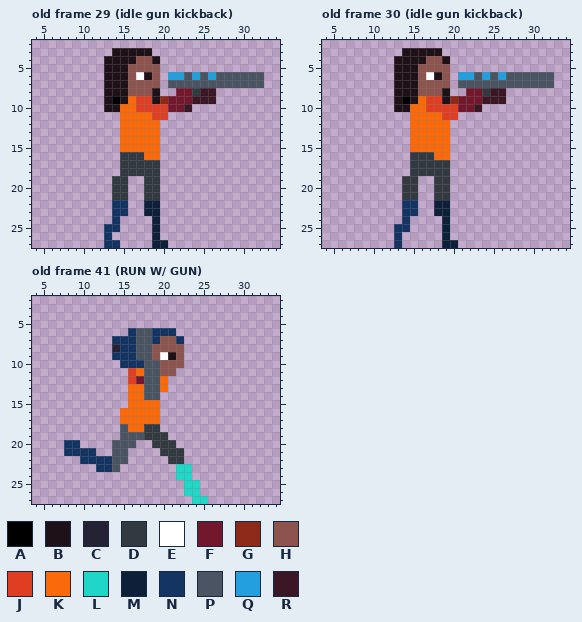
Pixel-art file, stored at open-the-portal/characters/KALA/Player Animations.aseprite. Above: the version before the commit.
56x28 pixels, 81 frames. Colours within 5 levels of each other are drawn and written as one. Shown: old frame 29 (idle gun kickback): x 4..34, y 2..27; old frame 30 (idle gun kickback): x 4..34, y 2..27; old frame 41 (RUN W/ GUN): x 4..34, y 2..27. The commit also changed other frames, which this record leaves out.
Visible layers, top first: "Sword", "Hair (Attacks only)", "Gun 2", "Layer 6", "Body".
Palette (. is transparent): A #000000  B #1f1118  C #242234  D #333941  E #ffffff  F #73172d  G #8d2919  H #8d544d  J #df3e23  K #fa6a0a  L #20d6c7  M #0e1f39  N #143464  P #4a5462  Q #249fde  R #3b1725
Pixels before, old frame 29 (idle gun kickback), first column x 13:
 3 .BBBBB..............
 4 BBBBHHB.............
 5 BBBHHHH.............
 6 BBBHEBH.QQPQPQPPPPPP
 7 BBBHHHH.PPPPPPPPPPPP
 8 BBBHHHB..FFDRR......
 9 BABKJJBGFFFRRR......
10 BBKKJJJJFFR.........
11 ..KKKKJJ............
12 ..KKKKK.............
13 ..KKKKK.............
14 ..KKKKK.............
15 ..KKKKK.............
16 ..DDDKK.............
17 ..DDDDD.............
18 ..DDDDD.............
19 .DD..DD.............
20 .DD..DD.............
21 .DD..DD.............
22 .NN..MM.............
23 .NN..MM.............
24 .N....M.............
25 NN....M.............
26 N.....M.............
27 NN....MM............
Pixels before, old frame 30 (idle gun kickback), first column x 13:
 3 .BBBBB..............
 4 BBBBHHB.............
 5 BBBHHHH.............
 6 BBBHEBH.QQPQPQPPPPPP
 7 BBBHHHH.PPPPPPPPPPPP
 8 BBBHHHB..FFDRR......
 9 BABKJJBGFFFRRR......
10 BBKKJJJJFFR.........
11 ..KKKKJJ............
12 ..KKKKK.............
13 ..KKKKK.............
14 ..KKKKK.............
15 ..KKKKK.............
16 ..DDDKK.............
17 ..DDDDD.............
18 ..DDDDD.............
19 .DD..DD.............
20 .DD..DD.............
21 .DD..DD.............
22 .NN..MM.............
23 .NN..MM.............
24 .N....M.............
25 NN....M.............
26 N.....M.............
27 N.....MM............
Pixels before, old frame 41 (RUN W/ GUN), first column x 8:
 6 ........NPPNNN....
 7 ......NNNPPNHHN...
 8 ......CNNPPHHHH...
 9 ......NNNPPHEBH...
10 .......NNNPPHHH...
11 ........JKPPHH....
12 ........JFPPK.....
13 ........KKPPK.....
14 ........KKPP......
15 ........KKKK......
16 .......KKKKK......
17 .......KKKKK......
18 .......PKKDD......
19 .......PPPDDD.....
20 NN....PPP..DDD....
21 NNNN..PP....DDD...
22 ..NNNNPP.....DD...
23 ....NNP.......LL..
24 ..............LL..
25 ...............LL.
26 ...............LL.
27 ................LL
The result:
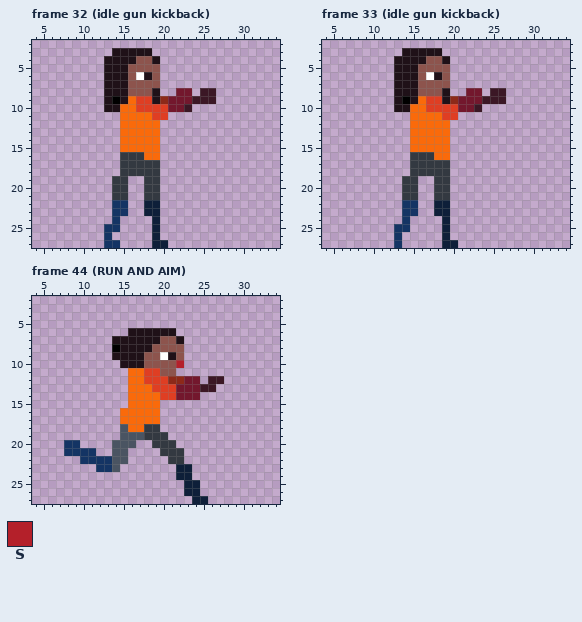
Colours new in this view: S #b4202a
The edit:
{"change": "frames 81 -> 54"}
{"change": "layer \"Body\" now hidden"}
{"change": "layer \"Body Copy\" added"}
{"change": "layer \"Layer 6\" now hidden"}
{"change": "layer \"Layer 6 Copy\" added"}
{"change": "layer \"Gun 2\" now hidden"}
{"where": "frame 32 (idle gun kickback) against old frame 29 (idle gun kickback)"}
{"frame":32,"y":6,"x":21,"old":"QQPQPQPPPPPP","new":"............"}
{"frame":32,"y":7,"x":21,"old":"PPPPPPPPPPPP","new":"............"}
{"frame":32,"y":8,"x":24,"old":"D","new":"."}
{"where": "frame 33 (idle gun kickback) against old frame 30 (idle gun kickback)"}
{"frame":33,"y":6,"x":21,"old":"QQPQPQPPPPPP","new":"............"}
{"frame":33,"y":7,"x":21,"old":"PPPPPPPPPPPP","new":"............"}
{"frame":33,"y":8,"x":24,"old":"D","new":"."}
{"where": "frame 44 (RUN AND AIM) against old frame 41 (RUN W/ GUN)"}
{"frame":44,"y":6,"x":16,"old":"NPPNNN","new":"BBBBBB"}
{"frame":44,"y":7,"x":14,"old":"NNNPPN","new":"BBBBBB"}
{"frame":44,"y":7,"x":22,"old":"N","new":"B"}
{"frame":44,"y":8,"x":14,"old":"CNNPP","new":"ABBBB"}
{"frame":44,"y":9,"x":14,"old":"NNNPP","new":"BBBBH"}
{"frame":44,"y":10,"x":15,"old":"NNNPP","new":"BBBHH"}
{"frame":44,"y":10,"x":22,"old":"H","new":"S"}
{"frame":44,"y":11,"x":16,"old":"J","new":"K"}
{"frame":44,"y":11,"x":18,"old":"PP","new":"JJ"}
{"frame":44,"y":12,"x":16,"old":"JFPPK....","new":"KKJJJGGFF"}
{"frame":44,"y":12,"x":26,"old":"..","new":"RR"}
{"frame":44,"y":13,"x":18,"old":"PPK......","new":"KJJJFFFRR"}
{"frame":44,"y":14,"x":18,"old":"PP.....","new":"KKJJFFF"}
{"frame":44,"y":23,"x":22,"old":"LL","new":"MM"}
{"frame":44,"y":24,"x":22,"old":"LL","new":"MM"}
{"frame":44,"y":25,"x":23,"old":"LL","new":"MM"}
{"frame":44,"y":26,"x":23,"old":"LL","new":"MM"}
{"frame":44,"y":27,"x":24,"old":"LL","new":"MM"}
{"label":"erased","picture_box":[168,72,264,96]}
{"label":"erased","picture_box":[458,72,554,96]}
{"label":"changed","picture_box":[112,328,224,400]}
{"label":"changed","picture_box":[176,464,208,504]}
